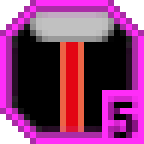
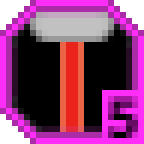
Layer changes from the first (144, 144) image to the second:
painted on "Level" over [left=102, top=96, right=138, bottom=138]
painted on "Disruptor Kling" over [left=66, top=42, right=78, bottom=132]
